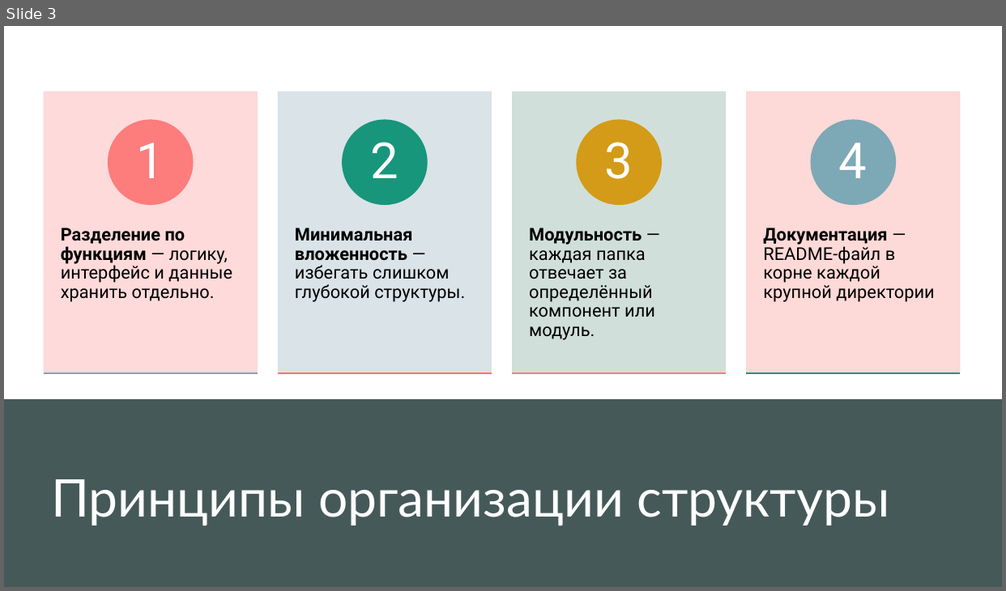
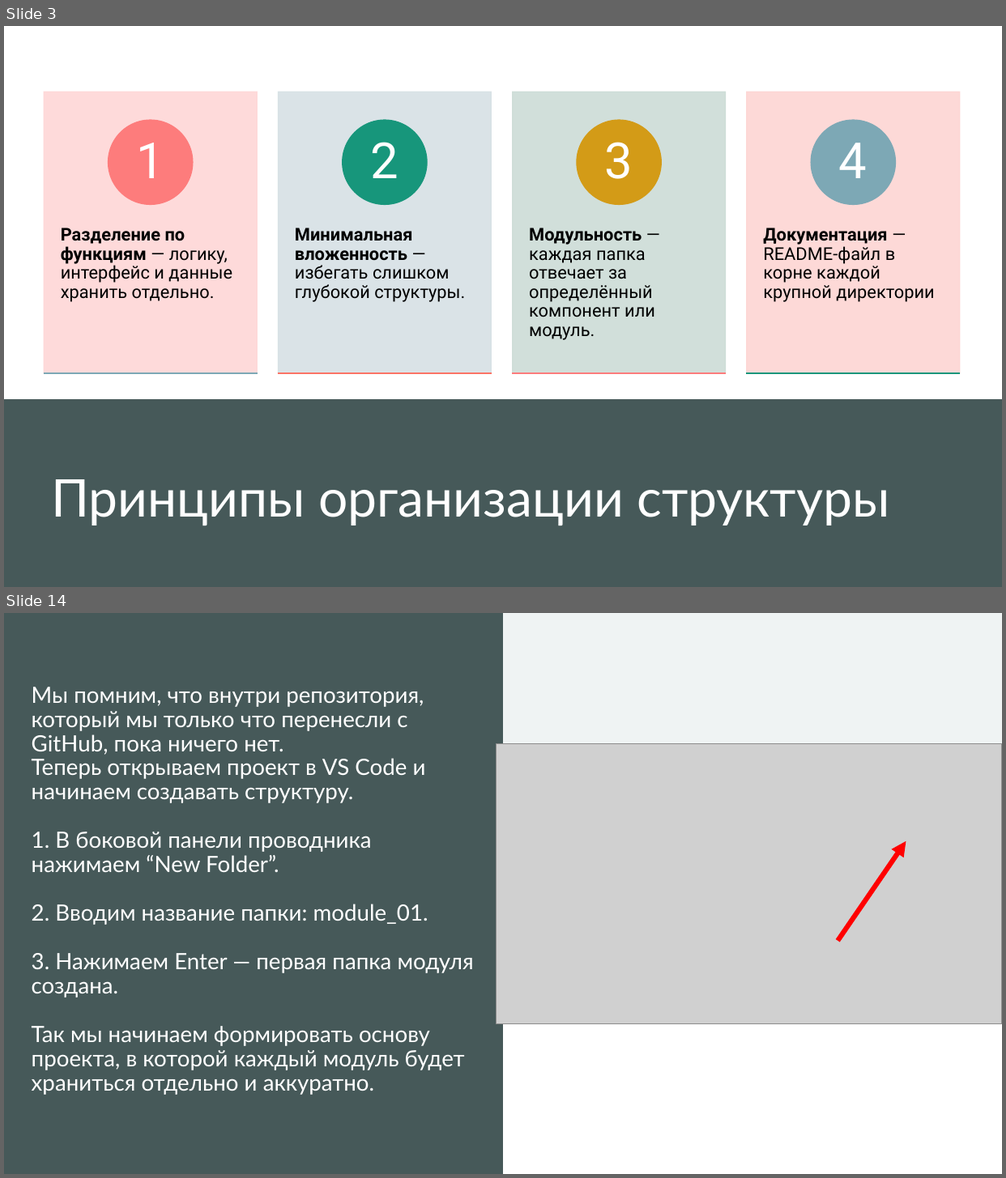
Before and after one commit to Alidedewf/application-design-patterns, a slide deck: шаблоны структура.pptx. Shown one above the other, each under a label of ours: slide 3 before the commit, slides 3 and 14 after it; the slides between them are not shown. The pictures are 1006x591 and 1006x1178 pixels, drawn with LibreOffice and Linux fonts; fonts in the diff are those of the drawing; grey boxes stand for pictures. Boxes give left, top, right and bottom in pixels: in the first picture for what was removed or moved away, otherwise in the second. Text is boxed around its words. In the diff, an @@ line names an element or a change of style, - is before the commit and + after.

```diff
--- a/шаблоны структура.pptx
+++ b/шаблоны структура.pptx
@@ slide 14 added at box(4, 613, 1002, 1174), background #FFFFFF; not listed: 1 template element that a slide beside it also shows @@
@@ rectangle added at box(4, 613, 1002, 894), fill #465959 @@
@@ rectangle added at box(4, 613, 1002, 1174), fill #FFFFFF @@
@@ rectangle added at box(4, 613, 503, 1174), fill #465959 @@
@@ rectangle added at box(503, 613, 1002, 801), fill #ECF0F0 @@
@@ rectangle added at box(503, 613, 1002, 801), fill #FFFFFF at 20% opacity @@
@@ title added at box(32, 687, 474, 1095), 21.6 pt, text #FFFFFF @@
+Мы помним, что внутри репозитория, который мы только что перенесли с GitHub, пока ничего нет.
+Теперь открываем проект в VS Code и начинаем создавать структуру.
+1. В боковой панели проводника нажимаем “New Folder”.
+2. Вводим название папки: module_01.
+3. Нажимаем Enter — первая папка модуля создана.
+Так мы начинаем формировать основу проекта, в которой каждый модуль будет храниться отдельно и аккуратно.
@@ picture added at box(496, 743, 1002, 1024) @@
@@ arrow added from (838, 941) to (906, 841), #FF0000 4.75 pt @@
```
Also in this commit, not shown: 1 slide changed, 17 other slides added, 3 slides removed, 7 other files.
